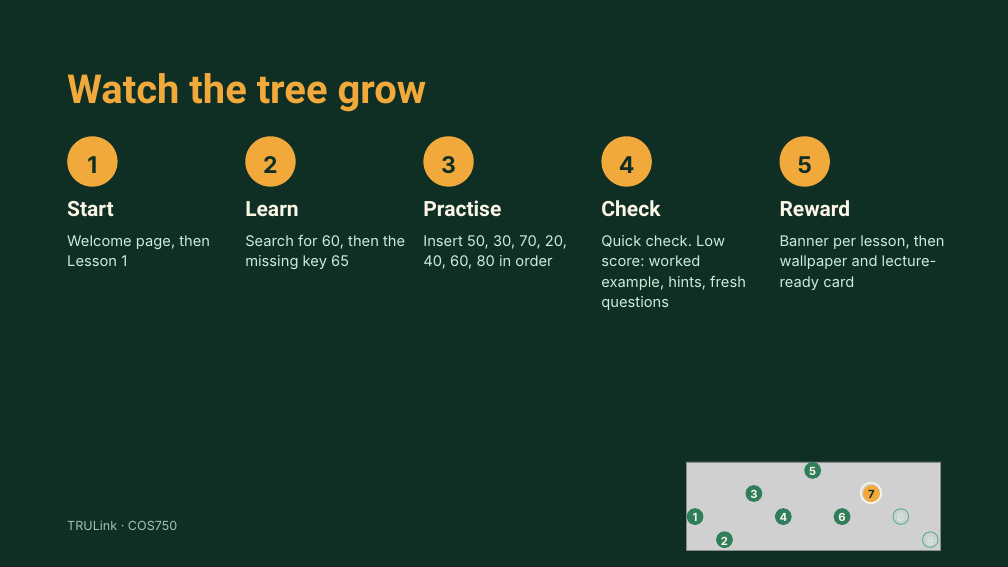
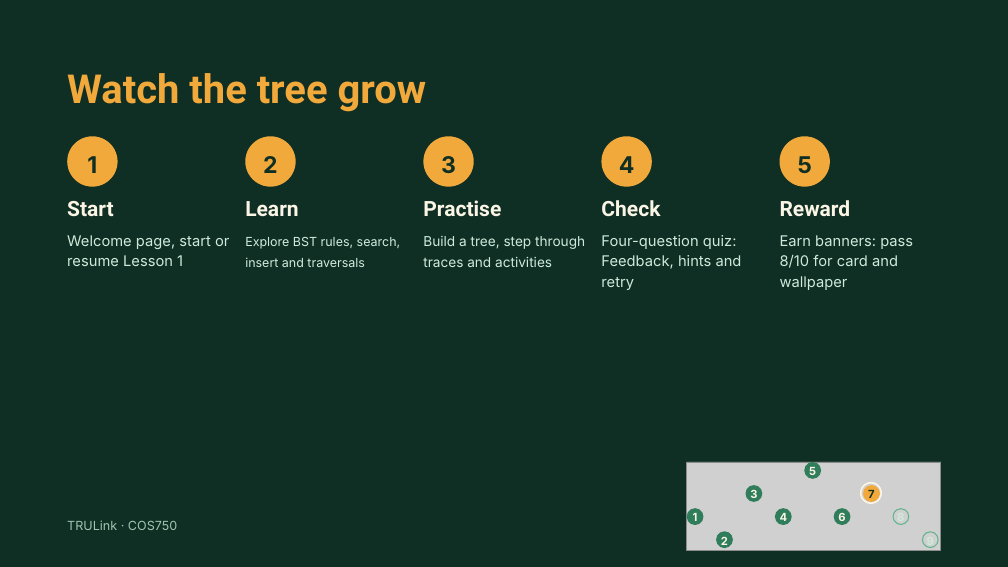
Before and after one commit to kvnxmars/cos212-bst-tutor, a slide deck: slide 7 of docs/presentation/Binary Search Trees – COS212 App Presentation.pptx. Drawn at 1008x567 pixels with LibreOffice and Linux fonts; fonts in the diff are those of the drawing; grey boxes stand for pictures. Boxes give left, top, right and bottom in pixels: in the first picture for what was removed or moved away, otherwise in the second. Text is boxed around its words. In the diff, an @@ line names an element or a change of style, - is before the commit and + after.

```diff
--- a/docs/presentation/Binary Search Trees – COS212 App Presentation.pptx
+++ b/docs/presentation/Binary Search Trees – COS212 App Presentation.pptx
@@ text at <box>67,235,229,266</box>: text changed @@
-Welcome page, then Lesson 1
+Welcome page, start or resume Lesson 1
@@ text at <box>245,237,401,267</box>: text changed; size 14 to 11.9 pt @@
-Search for 60, then the missing key 65
+Explore BST rules, search, insert and traversals
@@ text at <box>423,236,585,267</box>: text changed; size 14 to 12.9 pt @@
-Insert 50, 30, 70, 20, 40, 60, 80 in order
+Build a tree, step through traces and activities
@@ text at <box>601,235,742,290</box>: text changed @@
-Quick check. Low score: worked example, hints, fresh questions
+Four-question quiz:
+Feedback, hints and retry
@@ text at <box>780,235,913,290</box>: text changed @@
-Banner per lesson, then wallpaper and lecture-ready card
+Earn banners: pass 8/10 for card and wallpaper
```
Also in this commit, not shown: 4 other slides changed.
